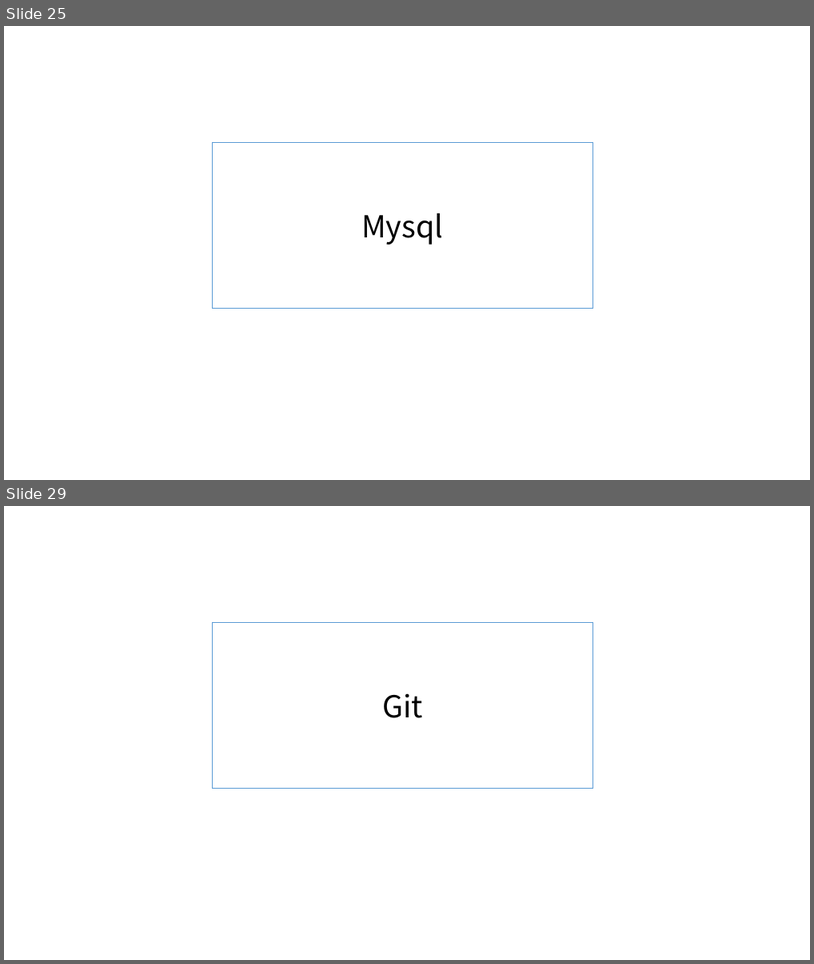
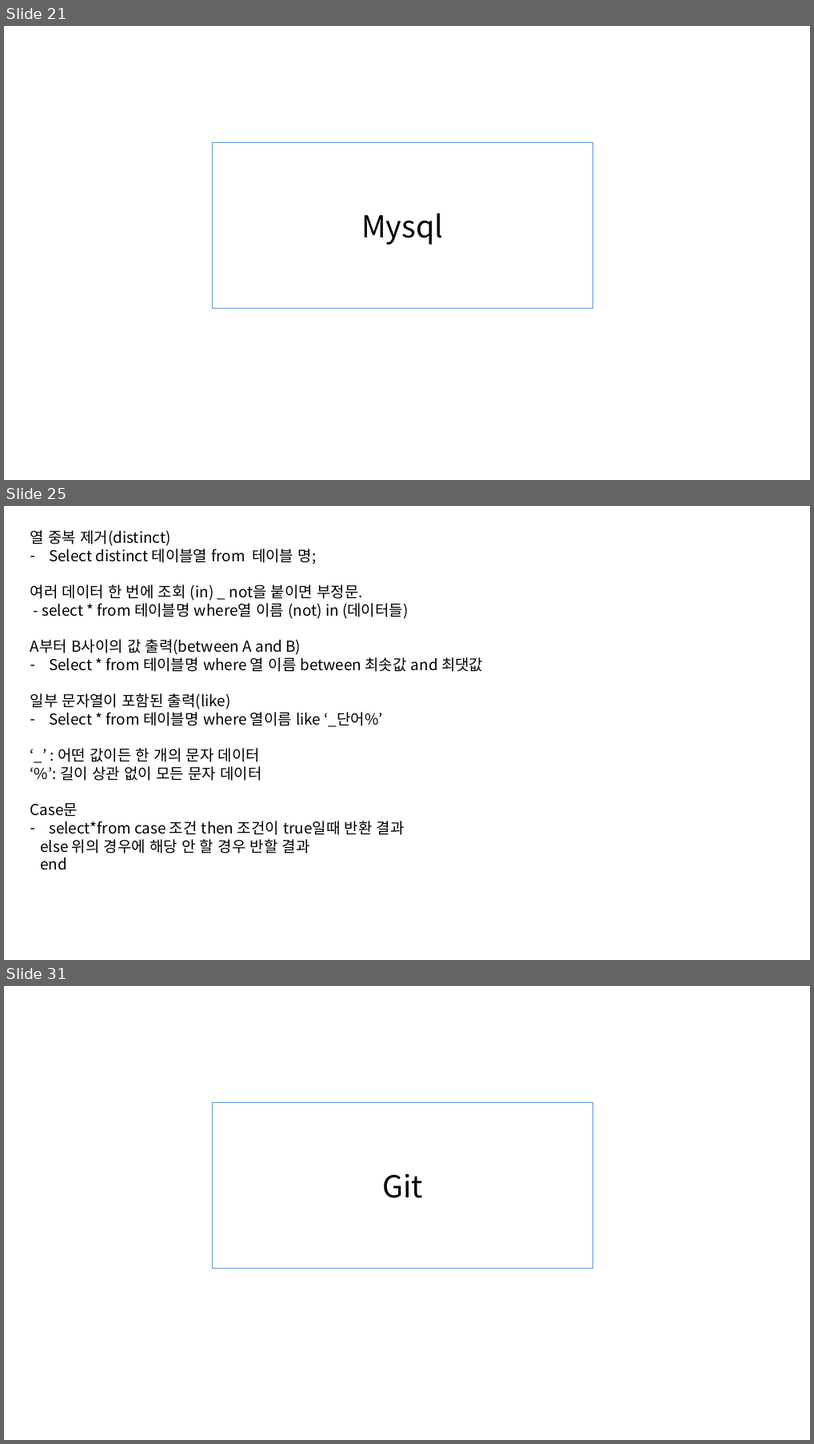
Before and after one commit to yunju94/know, a slide deck: know.pptx. Shown one above the other, each under a label of ours: slides 25 and 29 before the commit, slides 21, 25 and 31 after it; the slides between them are not shown. The pictures are 814x964 and 814x1444 pixels, drawn with LibreOffice and Linux fonts; fonts in the diff are those of the drawing. Boxes give left, top, right and bottom in pixels: in the first picture for what was removed or moved away, otherwise in the second. Text is boxed around its words. In the diff, an @@ line names an element or a change of style, - is before the commit and + after.

```diff
--- a/know.pptx
+++ b/know.pptx
@@ slide 25 added at [4,506,810,960], background #FFFFFF @@
@@ text added at [30,530,483,870], 18 pt, text #000000 @@
+열 중복 제거(distinct)
+– Select distinct 테이블열 from 테이블 명;
+여러 데이터 한 번에 조회 (in) _ not을 붙이면 부정문.
+- select * from 테이블명 where열 이름 (not) in (데이터들)
+A부터 B사이의 값 출력(between A and B)
+– Select * from 테이블명 where 열 이름 between 최솟값 and 최댓값
+일부 문자열이 포함된 출력(like)
+– Select * from 테이블명 where 열이름 like ‘_단어%’
+‘_’ : 어떤 값이든 한 개의 문자 데이터
+‘%’: 길이 상관 없이 모든 문자 데이터
+Case문
+– select*from case 조건 then 조건이 true일때 반환 결과
+else 위의 경우에 해당 안 할 경우 반할 결과
+end
@@ what was slide 25 is now slide 21 @@
@@ what was slide 29 is now slide 31 @@
```
Also in this commit, not shown: 3 slides changed, 88 other slides added, 5 slides removed, 1 other file.
